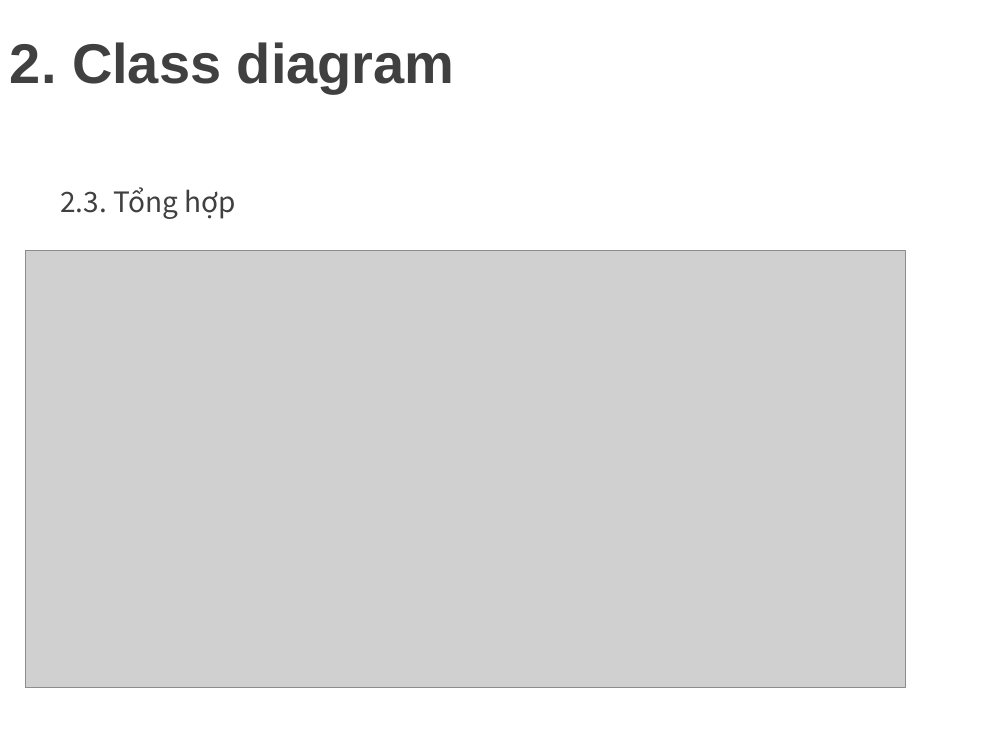
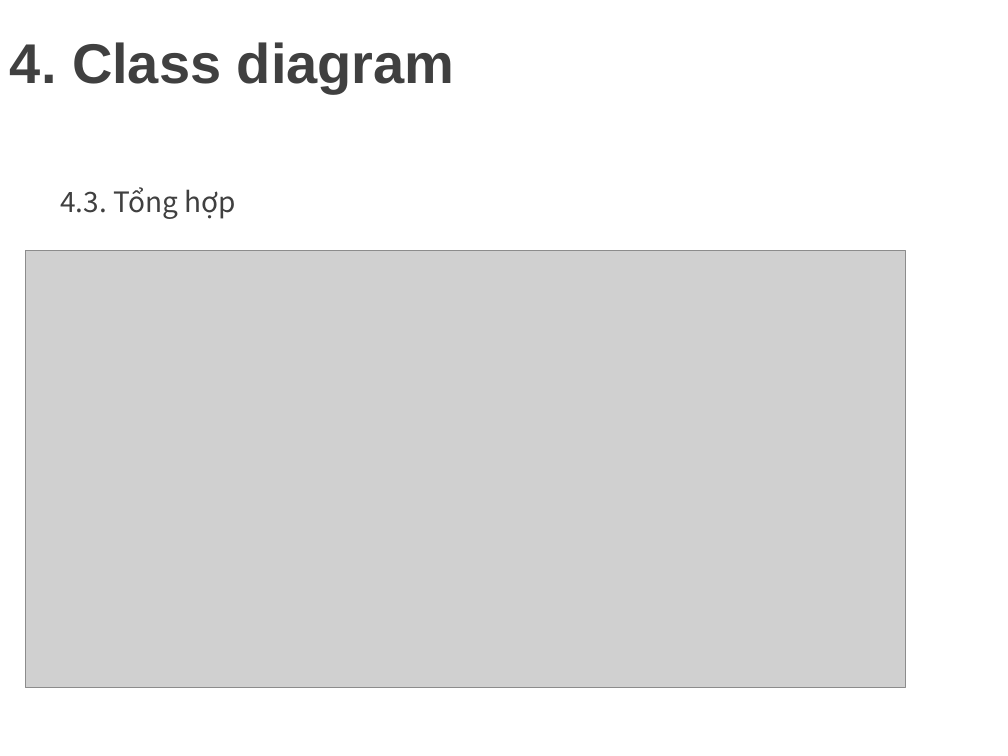
Before and after one commit to minhdat1602/2021_cnpm_group09, a slide deck: slide 22 of document_slide/slide.pptx. Drawn at 1008x756 pixels with LibreOffice and Linux fonts; fonts in the diff are those of the drawing; grey boxes stand for pictures; background and template pictures are left out. Boxes give left, top, right and bottom in pixels: in the first picture for what was removed or moved away, otherwise in the second. Text is boxed around its words. In the diff, an @@ line names an element or a change of style, - is before the commit and + after.

```diff
--- a/document_slide/slide.pptx
+++ b/document_slide/slide.pptx
@@ title at bbox=[10, 42, 455, 93]: text changed @@
-2. Class diagram
+4. Class diagram
@@ text at bbox=[60, 187, 235, 219]: text changed @@
-2.3. Tổng hợp
+4.3. Tổng hợp
```
Also in this commit, not shown: 8 other slides changed.
